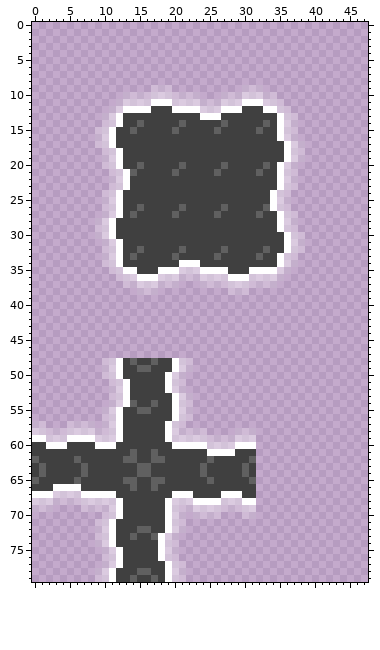
Sprite sheet -- image/tileset/floor1.png. The first picture shows the starting point.
The file is 48x80 pixels. Pixels under 10% opacity are left out.
After the commit:
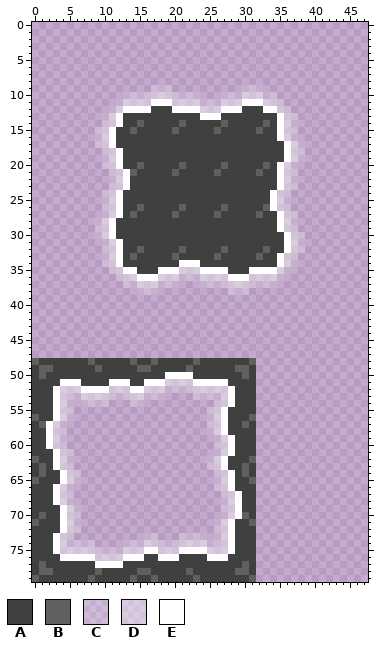
Palette (. is transparent): A #404040  B #606060  C #ffffff32  D #ffffff64  E #ffffff
From old to new:
y 48: x 0..12 ..........CDE -> BAAAAAAABAAAA; x 20..31 EDC......... -> AAABAAAAAAAB
y 49: x 0..12 ..........CDE -> ABBAAAAAABAAA; x 20..31 EDC......... -> AABAAAAAABBA
y 50: x 0..12 ..........CDE -> ABAAAAAAAAAAA; x 20..31 DC.......... -> EEEAAAAAAABA
y 51: x 0..12 ...........CD -> AAAAEEEAAAAEE; x 16..19 AAAE -> EEED; x 21..31 C.......... -> DDEEEEEAAAA
y 52: x 0..11 ...........C -> AAAEDDDEEEED; x 13..20 EAAAAAED -> DEEDDDCC; x 22..31 .......... -> CDDDDDEAAA
y 53: x 0..10 ........... -> AAAEDCCDDDD; x 12..31 DEAAAAAAEDC......... -> CCDDCCC....CCCCDEAAA
y 54: x 0..5 ...... -> AAAEDC; x 7..22 ....CDEBAABAAEDC -> CCCC...CC.......; x 26..31 ...... -> CDEAAA
y 55: x 0..5 ...... -> AAAEDC; x 10..22 CDEAABBAAAEDC -> .............; x 25..31 ....... -> CDEAAAA
y 56: x 0..5 ...... -> BAAEDC; x 10..22 CDEAAAAAAAEDC -> .............; x 25..31 ....... -> CDEAAAB
y 57: x 0..8 CC...CCCC -> ABEDC....; x 10..21 CDEAAAAAAEDC -> ............; x 25..31 ....... -> CDEAABA
y 58: x 0..3 DDCC -> AAED; x 5..31 DDDDCCDEAAAAAAEDCCCC....CCC -> ....................CDEAAAA
y 59: x 0..2 EED -> AAE; x 4..25 DEEEEDDDEAAAAAAEDDDDDC -> C.....................; x 27..31 CCDDD -> DEAAA
y 60: x 3..26 EEAAAAEEEAAAAAAAAEEEEEDD -> DC.....................C; x 28..31 DEEE -> EAAA
y 61: x 3..27 AAAAAAAAAAABAABAAAAAAAEEE -> EDC....................CD
y 62: x 3..27 AAABAAAAAABBAABBAAAAAABAA -> EDC...................CDE
y 63: x 3..27 AAAABAAAAAAABBAAAAAAABAAA -> EDC...................CDE
y 64: x 4..28 AAABAAAAAAABBAAAAAAABAAAA -> EDC...................CDE
y 65: x 4..28 AABAAAAAABBAABBAAAAAABAAA -> EDC...................CDE
y 66: x 4..28 EEEAAAAAAABAABAAAAAAAAAAA -> DC....................CDE
y 67: x 0..3 EEED -> AAAE; x 5..28 DDEEEEEAAAAAAAAEEEAAAAEE -> C.....................CD
y 68: x 0..4 DDDCC -> AAAED; x 6..27 CDDDDDEAAAAAAEDDDEEEED -> .....................C; x 29..31 DEE -> EAA
y 69: x 0..26 CCC....CCCCDEAAAAAAEDCCDDDD -> AAAAEDC....................; x 28..31 CCDD -> DEAA
y 70: x 0..6 ....... -> ABAAEDC; x 10..21 CDEAAAAAAEDC -> ............; x 23..31 CCCC...CC -> ....CDEBA
y 71: x 0..6 ....... -> BAAAEDC; x 9..21 CDEAAAAAAAEDC -> .............; x 26..31 ...... -> CDEAAB
y 72: x 0..6 ....... -> AAAAEDC; x 9..21 CDEAAABBAAEDC -> .............; x 26..31 ...... -> CDEAAA
y 73: x 0..5 ...... -> AAAEDC; x 9..24 CDEAABAABEDC.... -> .......CC...CCCC; x 26..31 ...... -> CDEAAA
y 74: x 0..19 .........CDEAAAAAAED -> AAAEDCCCC....CCCDDCC; x 21..31 ........... -> DDDDCCDEAAA
y 75: x 0..9 .......... -> AAAEDDDDDC; x 11..18 DEAAAAAE -> CCDDDEED; x 20..31 C........... -> DEEEEDDDEAAA
y 76: x 0..10 ..........C -> AAAAEEEEEDD; x 12..15 EAAA -> DEEE; x 19..31 DC........... -> EEAAAAEEEAAAA
y 77: x 0..11 ..........CD -> ABAAAAAAAEEE; x 19..31 EDC.......... -> AAAAAAAAAAABA
y 78: x 0..11 .........CDE -> ABBAAAAAABAA; x 19..31 EDC.......... -> AAABAAAAAABBA
y 79: x 0..11 .........CDE -> BAAAAAAABAAA; x 19..31 EDC.......... -> AAAABAAAAAAAB
